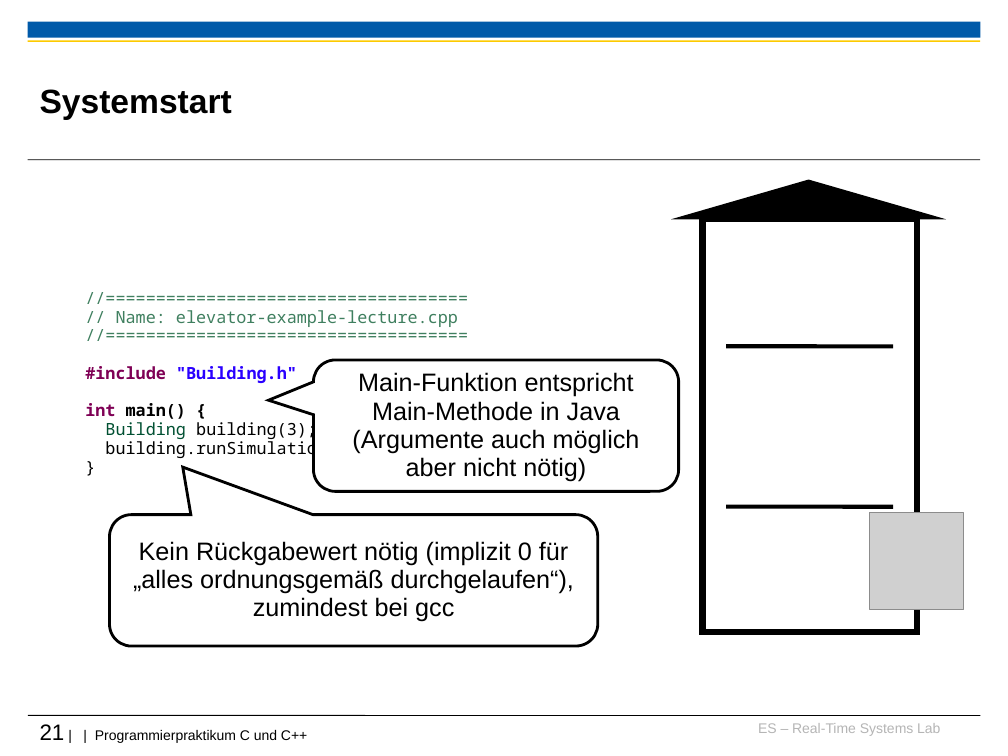
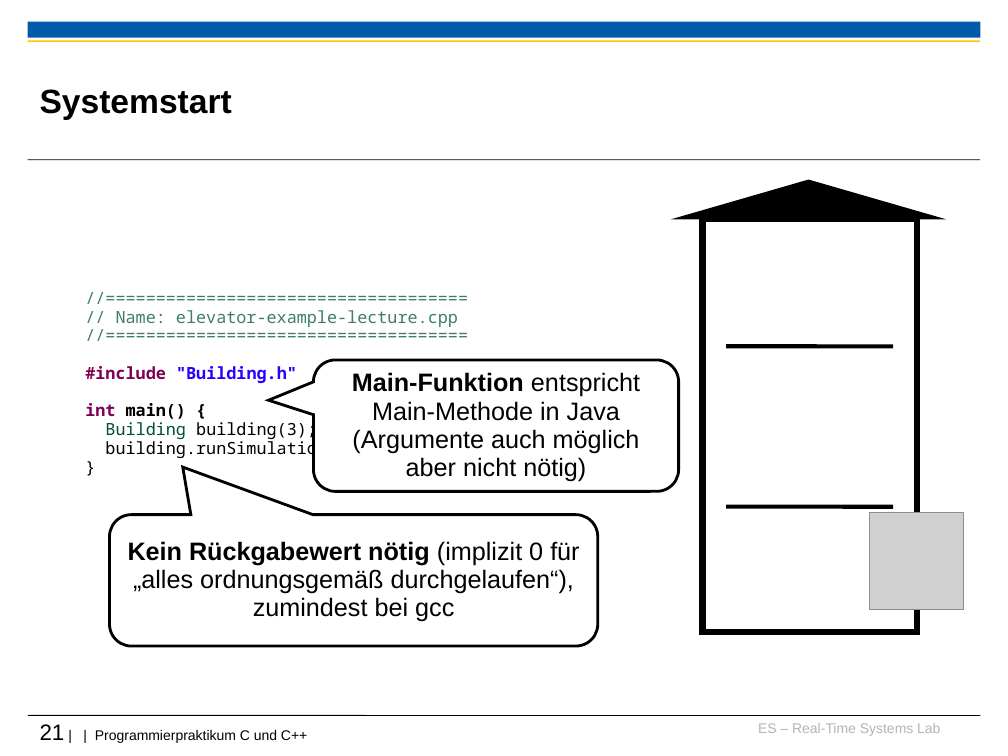
Before and after one commit to h82k/tud-cppp, a slide deck: slide 21 of Vorlesung/1 Einführung_F19.ppt. Drawn at 1008x756 pixels with LibreOffice and Linux fonts; fonts in the diff are those of the drawing; grey boxes stand for pictures; background and template pictures are left out. Boxes give left, top, right and bottom in pixels: in the first picture for what was removed or moved away, otherwise in the second. Text is boxed around its words. In the diff, an @@ line names an element or a change of style, - is before the commit and + after.

```diff
--- a/Vorlesung/1 Einführung_F19.ppt
+++ b/Vorlesung/1 Einführung_F19.ppt
@@ rounded speech box "Main-Funktion entspricht Main-Methode in Java ..." at bbox=[313, 360, 678, 491]: bold on in "Main-Funktion" @@
@@ rounded speech box "Kein Rückgabewert nötig (implizit 0 ..." at bbox=[110, 515, 598, 646]: bold on in "Kein Rückgabewert nötig" @@
```
Also in this commit, not shown: 8 other slides changed.
